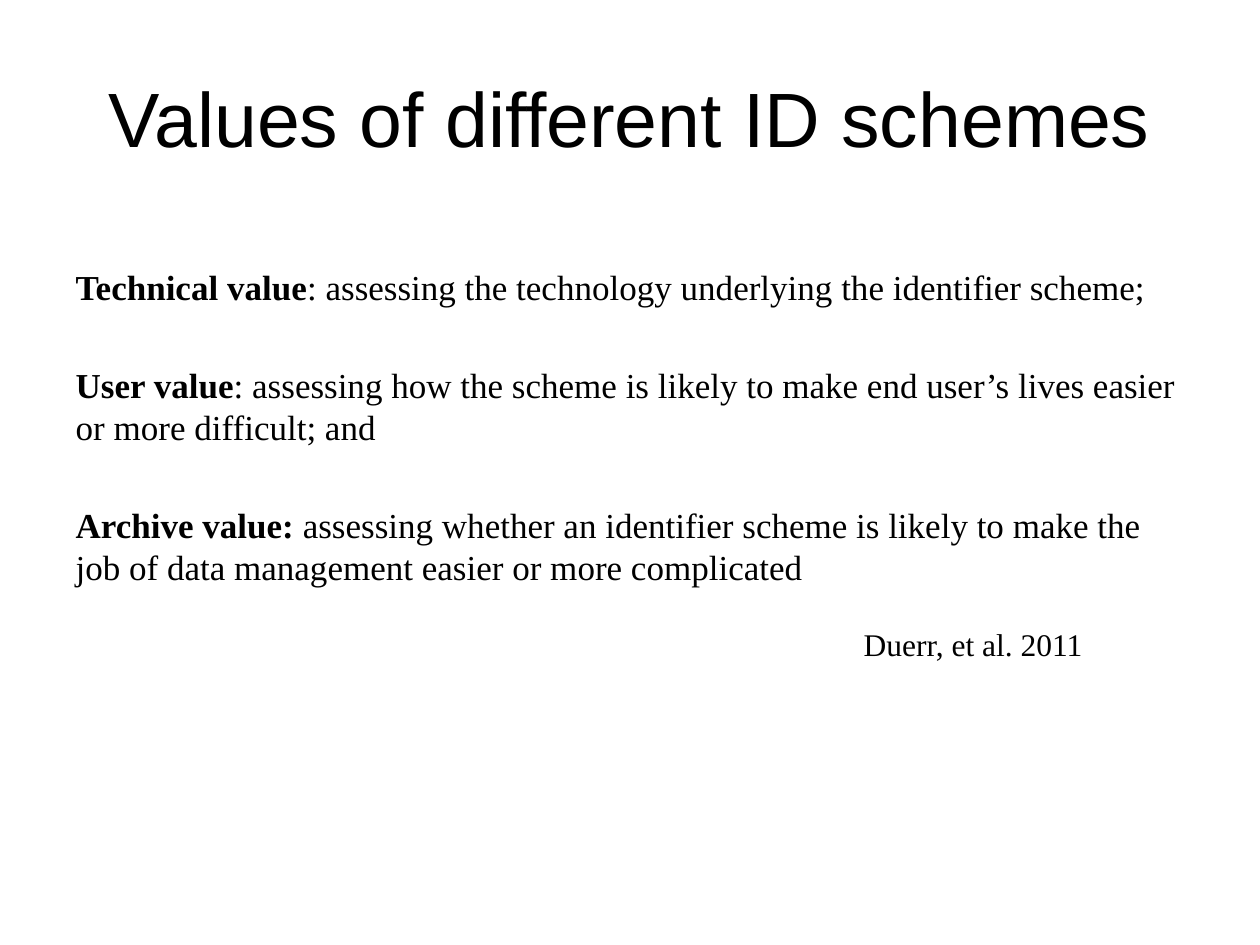
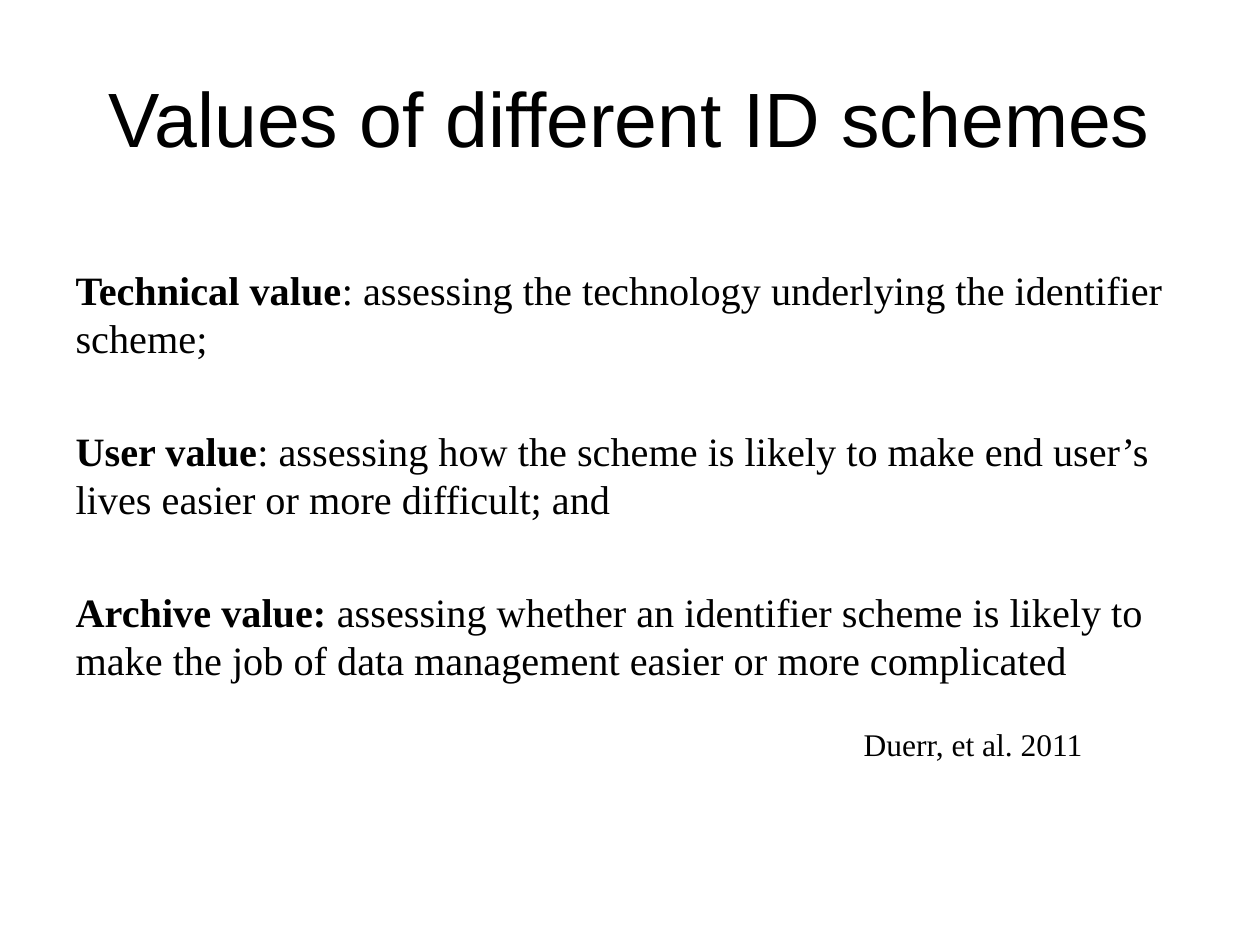
Before and after one commit to DataCurationWorkshop/HongKongCurationWorkshop, a slide deck: slide 6 of Day_1/Lectures/Slides/Day_1_Lecture_Identifier.pptx (slide 5 before the commit). Drawn at 1260x945 pixels with LibreOffice and Linux fonts; fonts in the diff are those of the drawing; background and template pictures are left out. Boxes give left, top, right and bottom in pixels: in the first picture for what was removed or moved away, otherwise in the second. Text is boxed around its words. In the diff, an @@ line names an element or a change of style, - is before the commit and + after.

```diff
--- a/Day_1/Lectures/Slides/Day_1_Lecture_Identifier.pptx
+++ b/Day_1/Lectures/Slides/Day_1_Lecture_Identifier.pptx
@@ text "Technical value: assessing the technology ..." at bbox=[76, 276, 1162, 684]: size 20 to 23 pt @@
@@ text "Duerr, et al. 2011": place and size @@
-text "Duerr, et al. 2011" at bbox=[864, 634, 1083, 661]
+text "Duerr, et al. 2011" at bbox=[864, 734, 1083, 761]
```
Also in this commit, not shown: 4 other slides changed, 3 slides added, 2 other files.
